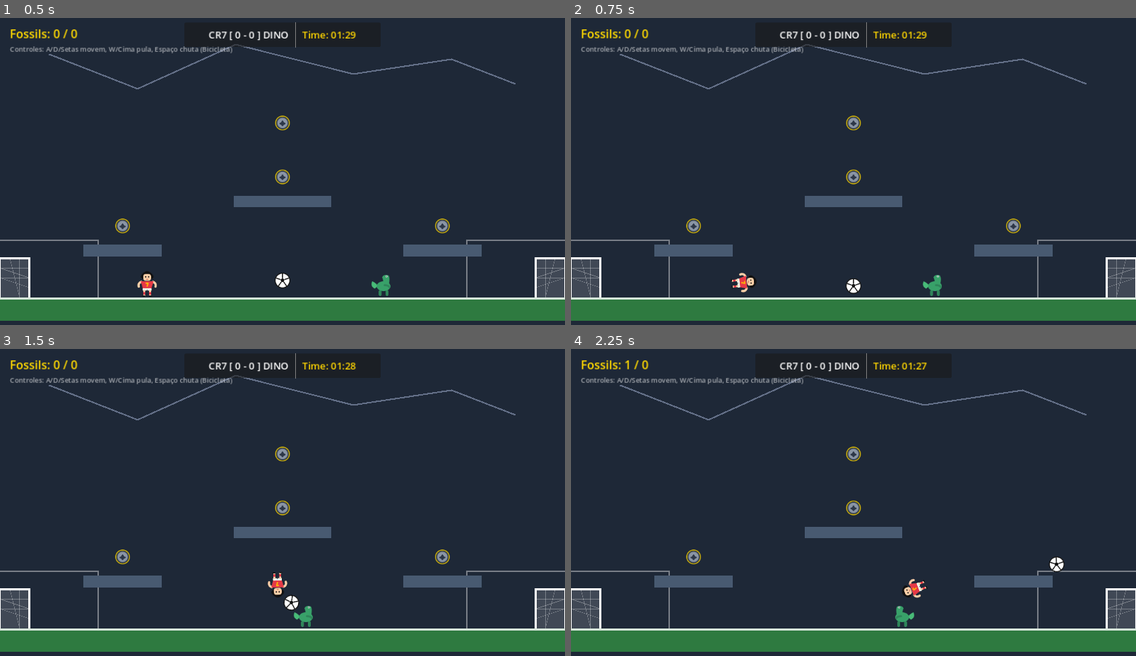
Above: before the commit, frames 1-4 (two rows, left to right).
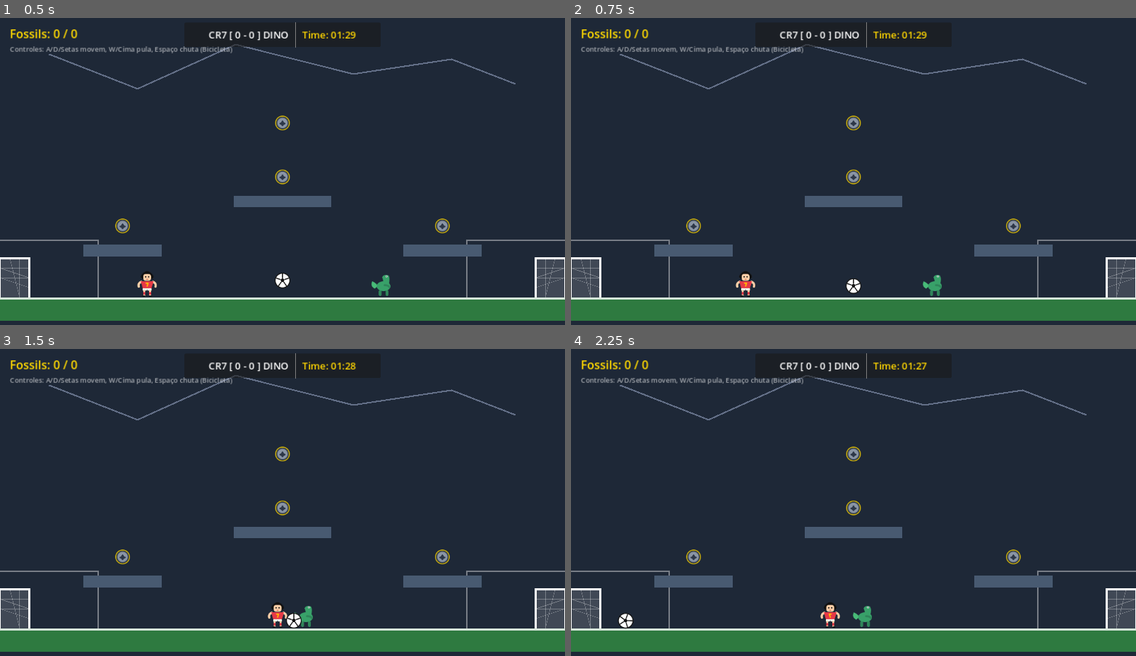
Above: after the commit, the same moments.

Repository: marcosjunqueira/lucas-game
Game: Godot game, scene res://main.tscn
Two runs of this game, one before a commit and one after it. Both use one fixed random seed, a clock stepped at 60 frames per second and the inputs below.
Inputs (mouse positions are in pixels of both pictures, inside the frame that each line leads up to):
- Up to frame 1 (0.5 s): no input
- Up to frame 2 (0.75 s): tap Enter at 0.5 s; move the mouse to (977, 159) at 0.52 s; hold Right (ui_right) from 0.53 s (still down); hold Enter from 0.53 s (still down); click (977, 159) at 0.67 s
- Up to frame 3 (1.5 s): keep holding Right (ui_right); tap Space at 0.77 s; move the mouse to (169, 520) at 1.27 s; release Enter at 1.28 s; tap Enter at 1.35 s
- Up to frame 4 (2.25 s): tap Space at 1.52 s; move the mouse to (910, 434) at 2.02 s; release Right (ui_right) at 2.03 s; hold Left (ui_left) from 2.03 s (still down); hold Enter from 2.03 s (still down)

Frame 1 is identical in both runs. In frame 2, 0.2% of the frame differs, in the area x 28-33%, y 82-91%; in frame 3, 0.5%; in frame 4, 0.9%, in the area x 8-88%, y 3-92%.
Error after the commit: Compile Error: (res://main.gd:-1)

Commit message:
Implement retro dynamic audio synthesis for jump, kick, fossil, whistle, and SIUUU

Diff:
--- a/fossil.gd
+++ b/fossil.gd
@@ -7,6 +7,7 @@
 func _on_body_entered(body: Node2D) -> void:
 	if body.is_in_group("player") or body.is_in_group("ball"):
 		Global.fossils_collected += 1
+		SoundManager.play("fossil")
 		# Disable monitoring immediately to avoid double collisions
 		set_deferred("monitoring", false)
 
--- a/main.gd
+++ b/main.gd
@@ -76,6 +76,7 @@
 
 func _on_goal_scored(scorer: String) -> void:
 	is_in_round_reset = true
+	SoundManager.play("whistle")
 
 	# Freeze the ball physics using deferred properties to avoid physics server errors
 	$Ball.set_deferred("freeze", true)
@@ -97,6 +98,8 @@
 	goal_banner.visible = true
 	if scorer == "CR7":
 		goal_banner_label.text = "GOOOL DO CR7!!!\nSIUUUUUUU!"
+		# Delay SIUUU slightly to align with T-Rex jumping up
+		get_tree().create_timer(0.15).timeout.connect(func(): SoundManager.play("siuuu"))
 
 		# Animate T-Rex
 		trex.global_position = Vector2(576, 324)
@@ -149,6 +152,11 @@
 func _on_match_ended(winner: String, p_score: int, o_score: int) -> void:
 	win_overlay.visible = true
 
+	# Play triple whistle for full time (short, short, long)
+	SoundManager.play("whistle")
+	get_tree().create_timer(0.2).timeout.connect(func(): SoundManager.play("whistle"))
+	get_tree().create_timer(0.45).timeout.connect(func(): SoundManager.play("whistle"))
+
 	# Freeze all
 	$Player.process_mode = Node.PROCESS_MODE_DISABLED
 	$Ball.process_mode = Node.PROCESS_MODE_DISABLED
--- a/player.gd
+++ b/player.gd
@@ -28,6 +28,7 @@
 	var wants_jump = Input.is_action_just_pressed("ui_up") or Input.is_key_pressed(KEY_W)
 	if wants_jump and is_on_floor():
 		velocity.y = JUMP_VELOCITY
+		SoundManager.play("jump")
 
 	# Handle Horizontal Movement (A/D, Left/Right Arrows, or Gamepad)
 	var direction := Input.get_axis("ui_left", "ui_right")
@@ -59,6 +60,8 @@
 	# Prevent spamming spins while already spinning
 	if sprite.rotation != 0.0:
 		return
+
+	SoundManager.play("kick")
 
 	var ball: RigidBody2D = null
 	var overlapping = kick_area.get_overlapping_bodies()
--- a/project.godot
+++ b/project.godot
@@ -18,3 +18,4 @@
 [autoload]
 
 Global="*res://global.gd"
+SoundManager="*res://sound_manager.gd"
